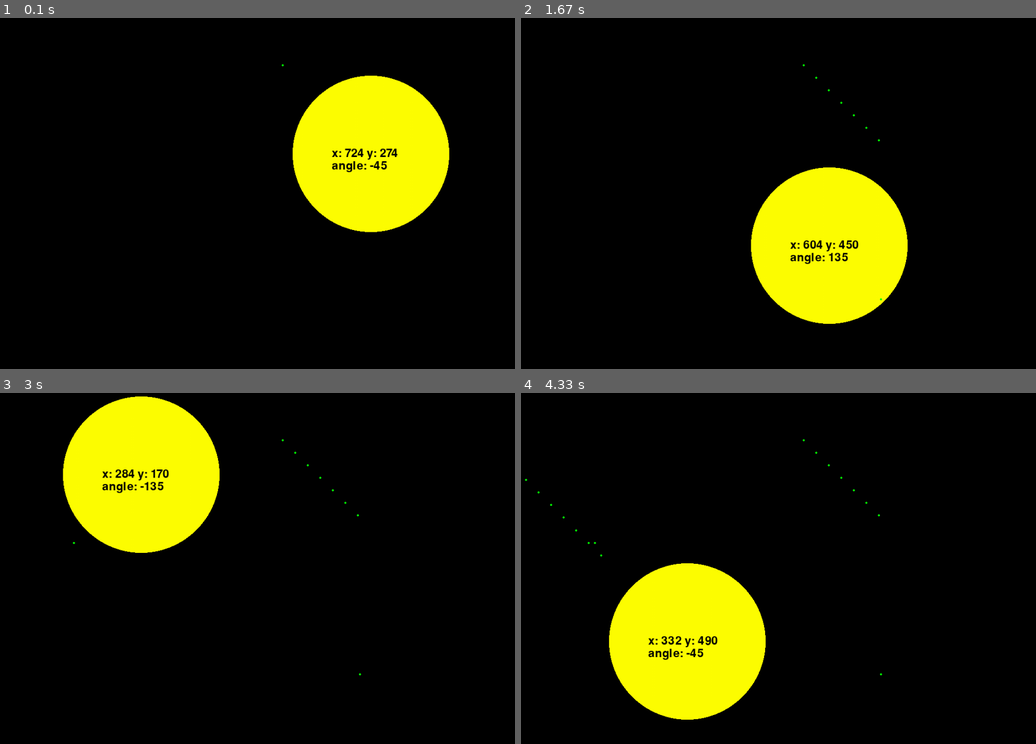
Above: before the commit, frames 1-4 (two rows, left to right).
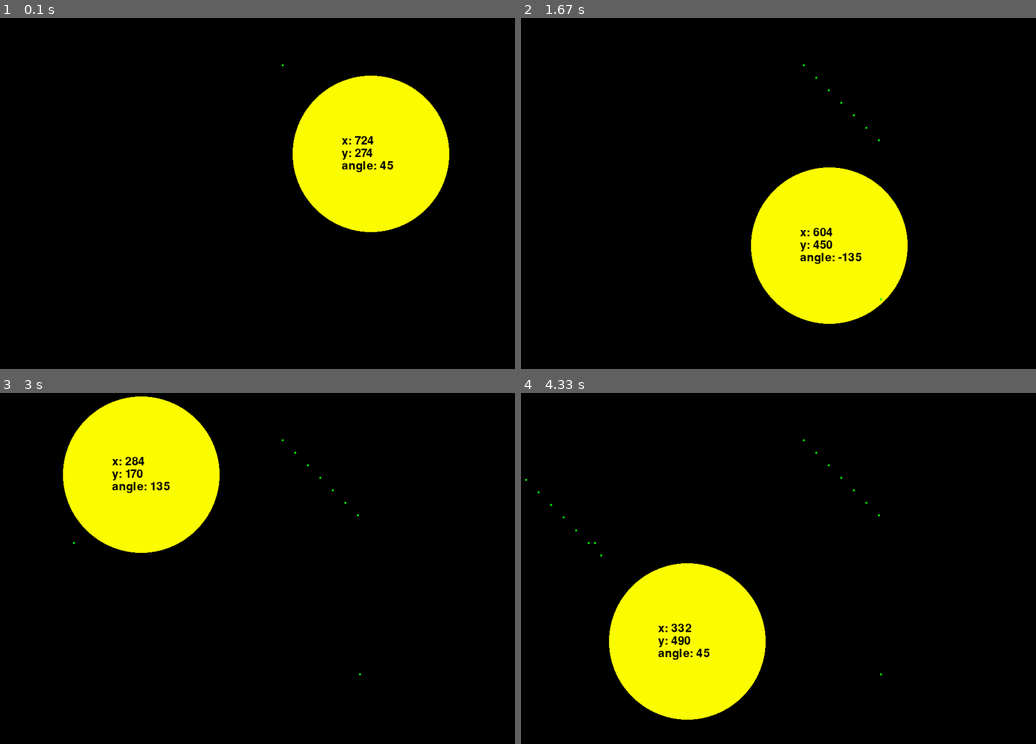
Above: after the commit, the same moments.

Repository: Archanciel/Learning_Pygame
Game: pygame game, started from bouncing_ball_imperfect_collide/bouncing_physics.py
Same seed, same stepped clock (60 frames per second), same inputs: the game is played once before the commit and once after it.
Inputs:
- Up to frame 1 (0.1 s): no input
- Up to frame 2 (1.67 s): no input
- Up to frame 3 (3 s): no input
- Up to frame 4 (4.33 s): no input

The runs differ from the first frame. In frame 1, 0.5% of the frame differs, in the area x 64-78%, y 33-45%; in frame 2, 0.5%, in the area x 52-67%, y 59-71%; in frame 3, 0.5%; in frame 4, 0.5%.

Commit message:
iproved pos display

Diff:
--- a/bouncing_ball_imperfect_collide/ball_no_sprite_explore.py
+++ b/bouncing_ball_imperfect_collide/ball_no_sprite_explore.py
@@ -21,11 +21,18 @@
 		self.speed = speed
 		self.angle = math.radians(-angle)
 
+        # Position related instance variables
 		self.font = pg.font.Font(None, 32)
 		self.font_height = self.font.get_linesize()
-		self.textLeftMargin = self.rect.width / 4
-		self.textTopMargin = radius - self.font_height / 2
-		self.text_color = BLACK
+
+        # Calculating the left margin based on longest possible text
+		texthorizontalSize = self.font.size("angle: 360")[0]
+		self.textLeftMargin = (self.rect.width - texthorizontalSize) / 2
+
+        # Calculating the top margin based on the number of text lines
+		self.lineNumber = 3
+		self.textTopMargin = radius - (self.font_height * self.lineNumber / 2)
+		self.textColor = BLACK
 
 		self.trajectPoints = []
 		self.previousX = 0
@@ -65,14 +72,17 @@
 	# Draw our ball to the screen
 	def draw(self):
 		pg.draw.circle(self.screen, self.color, self.rect.center, int(self.rect.width / 2))
-		lines = []
-		lines.append('x: ' + str(int(self.rect.centerx)) + ' y: ' + str(int(self.rect.centery)))
-		lines.append('angle: ' + str(-int(math.degrees(self.angle))))
+
+        # Writing information on the ball
+		textLines = [None] * self.lineNumber
+		textLines[0] = 'x: ' + str(int(self.rect.centerx))
+		textLines[1] = 'y: ' + str(int(self.rect.centery))
+		textLines[2] = 'angle: ' + str(int(math.degrees(self.angle)))
 
 		self.images = []  # The text surfaces.
 
-		for line in lines:
-			surf = self.font.render(line, True, self.text_color)
+		for line in textLines:
+			surf = self.font.render(line, True, self.textColor)
 			self.images.append(surf)
 
 		for y, surf in enumerate(self.images):
